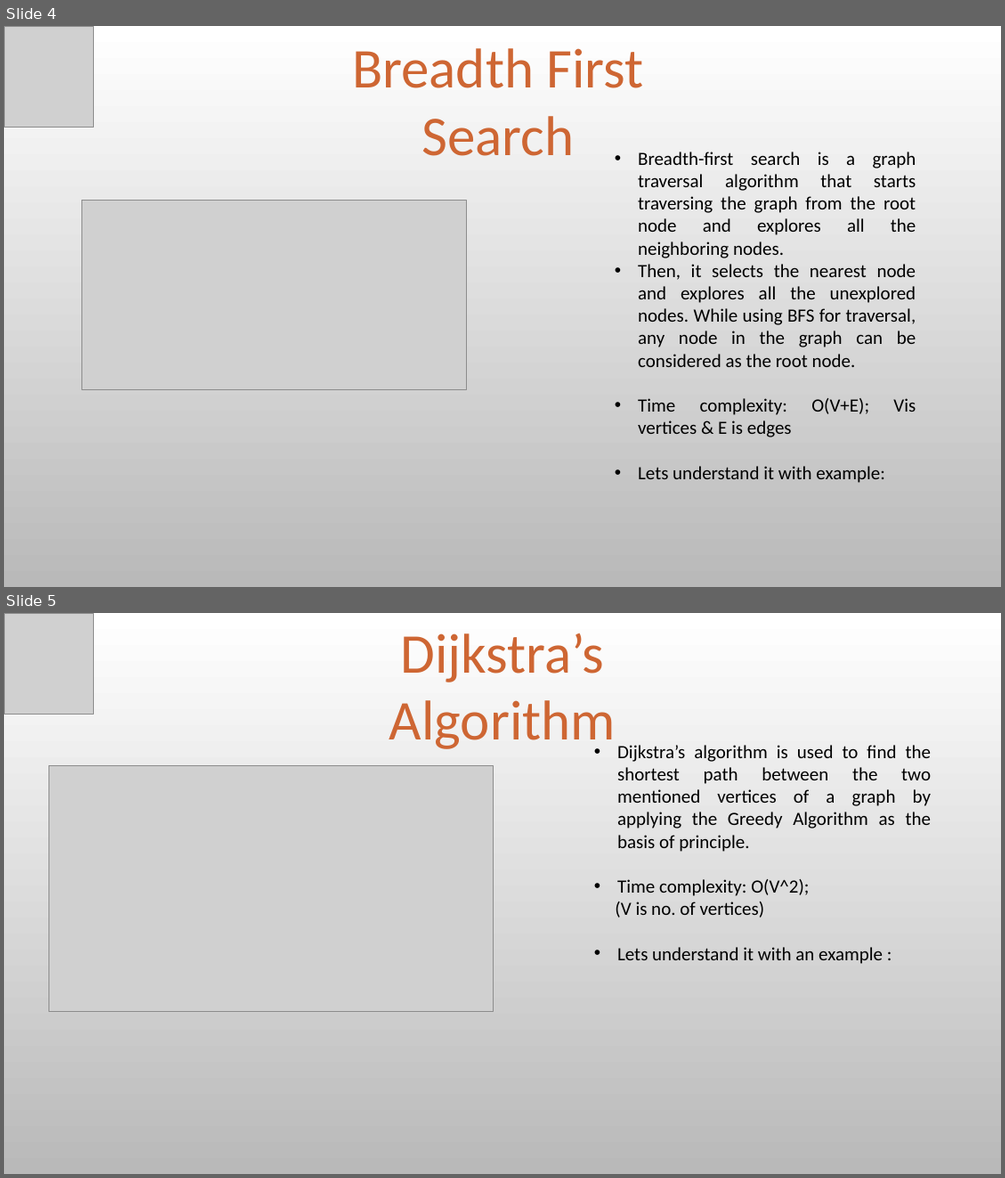
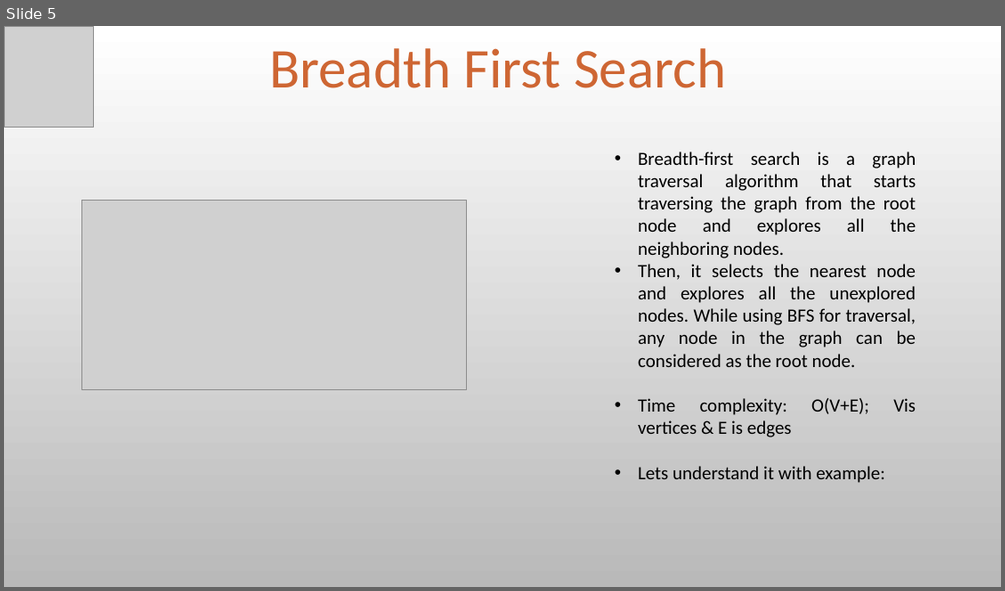
Before and after one commit to om101deore/ADS-project, a slide deck: ADS PPT.pptx. Shown one above the other, each under a label of ours: slides 4 and 5 before the commit, slide 5 after it. The pictures are 1005x1178 and 1005x591 pixels, drawn with LibreOffice and Linux fonts; fonts in the diff are those of the drawing; grey boxes stand for pictures; background and template pictures are left out. Boxes give left, top, right and bottom in pixels: in the first picture for what was removed or moved away, otherwise in the second. Text is boxed around its words. In the diff, an @@ line names an element or a change of style, - is before the commit and + after.

```diff
--- a/ADS PPT.pptx
+++ b/ADS PPT.pptx
@@ slide 5 removed at <box>4,613,1001,1174</box>, background picture (left out) @@
@@ picture removed at <box>4,613,94,714</box> @@
@@ text removed at <box>389,633,615,754</box> @@
-Dijkstra’s Algorithm
@@ text removed at <box>615,745,930,964</box> @@
-• Dijkstra’s algorithm is used to find the shortest path between the two mentioned vertices of a graph by applying the Greedy Algorithm as the basis of principle.
-• Time complexity: O(V^2);
-(V is no. of vertices)
-• Lets understand it with an example :
@@ picture removed at <box>48,765,493,1011</box> @@
@@ what was slide 4 is now slide 5 @@
@@ slide 5 changed as well @@
@@ text "Breadth First Search": place and size @@
-text "Breadth First Search" at <box>352,48,643,156</box>
+text "Breadth First Search" at <box>269,48,726,88</box>
@@ text "Breadth First Search" at <box>269,48,726,88</box>: text colour gradient #683319 to #CE6633 to #E2A385 to #CE6633 @@
```
Also in this commit, not shown: 6 other slides changed, 2 slides added, 2 other slides removed.
